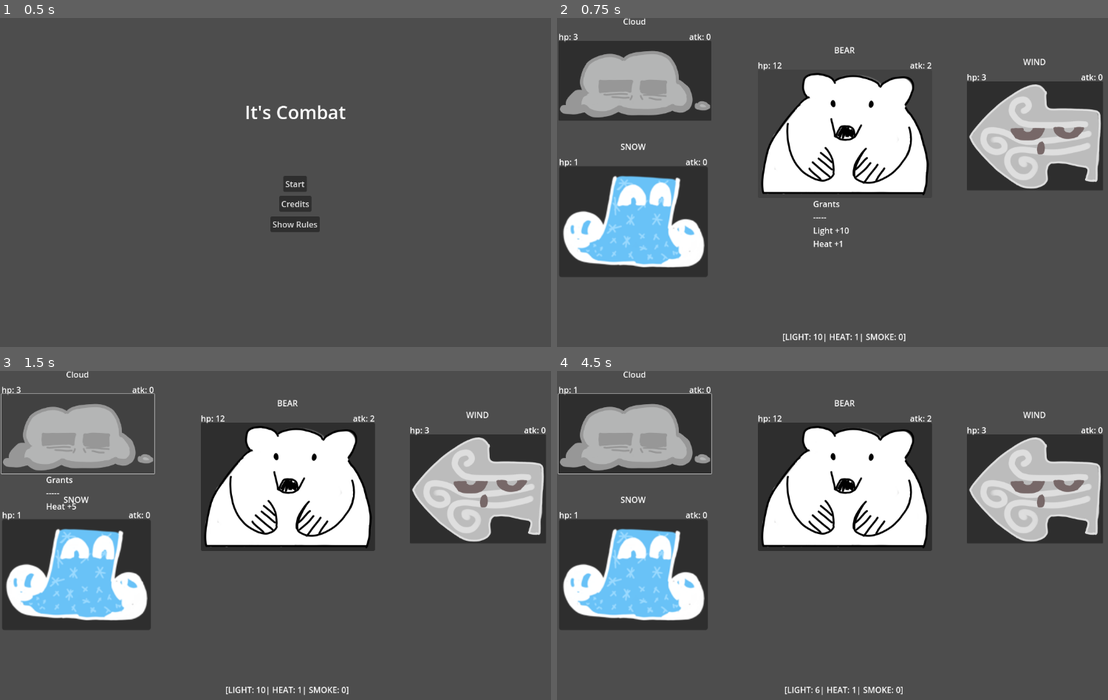
Above: before the commit, frames 1-4 (two rows, left to right).
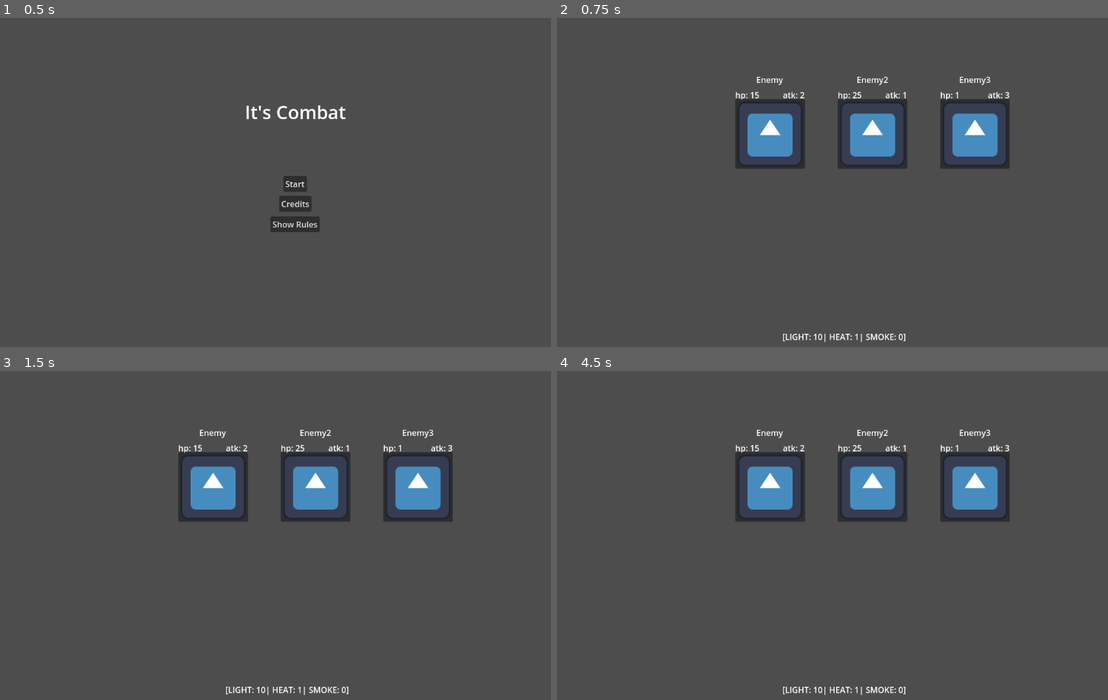
Above: after the commit, the same moments.

Repository: alex-mike-mark-again/godot-combat
Game: Godot game, scene res://main_menu.tscn
The game is run twice, just before and just after one commit, with the same random seed, the same clock (stepped at 60 frames per second) and the same inputs. The engine's default icon, where the game draws it, is replaced by a stand-in: a white triangle on a blue panel in a dark square.
Inputs (mouse positions are in pixels of both pictures, inside the frame that each line leads up to):
- Up to frame 1 (0.5 s): no input
- Up to frame 2 (0.75 s): click "Start" at 0.5 s
- Up to frame 3 (1.5 s): click (77, 433) at 1.27 s
- Up to frame 4 (4.5 s): click (634, 433) at 2.02 s; click (634, 433) at 2.77 s; tap Enter at 3.5 s; move the mouse to (981, 519) at 3.52 s; move the mouse to (733, 551) at 4.27 s

Frame 1 is identical in both runs. In frame 2, 35% of the frame differs, in the area x 0-100%, y 0-79%; in frame 3, 35%; in frame 4, 38%, in the area x 0-100%, y 0-99%.

Commit message:
Max HP buffs are working.

Diff:
--- a/battle_manager.gd
+++ b/battle_manager.gd
@@ -9,7 +9,7 @@
 var turnsTaken = 0
 
 var troops = [
-#	"res://troops/three_dudes.tscn",
+	"res://troops/three_dudes.tscn",
 #	"res://troops/one_dude.tscn",
 #	"res://troops/two_dudes.tscn",
 	"res://troops/stage1.tscn",
--- a/battler.gd
+++ b/battler.gd
@@ -1,7 +1,3 @@
-# some kind of Stats class would be nice.
-# would be able to just like. define a block,
-# the battler has it. the buff has it. yeah
-
 extends Control
 class_name Battler
 
@@ -36,12 +32,15 @@
 
 func apply_buff(buff: Buff):
 	atk += buff.atk
-	hp += buff.hp
+	maxHp += buff.maxHp
+	hp = min(hp+buff.maxHp+buff.hp,maxHp)
 	rdc += buff.rdc
 	_update_displays()
 
 func remove_buff(buff: Buff):
 	atk -= buff.atk
+	maxHp -= buff.maxHp
+	hp = min(hp, maxHp)
 	rdc -= buff.rdc
 
 	_update_displays()
--- a/buff.gd
+++ b/buff.gd
@@ -3,17 +3,21 @@
 
 @export var atk = 0
 @export var hp = 0
+@export var maxHp = 0
 @export var rdc = 0
 
-func _init(a,b,c):
+func _init(a,b,c,d):
 	self.atk = a
 	self.hp = b
 	self.rdc = c
+	self.maxHp = d
 
 func toString():
 	var r = ""
 	if hp:
 		r+="Light +"+str(hp)+"\n"
+	if maxHp:
+		r+="Max Light +"+str(maxHp)+"\n"
 	if atk:
 		r+="Heat +"+str(atk)+"\n"
 	if rdc:
--- a/enemies/enemy.gd
+++ b/enemies/enemy.gd
@@ -13,12 +13,13 @@
 @export var buff_atk: int
 @export var buff_hp: int
 @export var buff_rdc: int
+@export var buff_max_hp: int
 
 var buff
 
 func _ready():
 	super._ready()
-	buff = Buff.new(buff_atk, buff_hp, buff_rdc)
+	buff = Buff.new(buff_atk, buff_hp, buff_rdc,buff_max_hp)
 	nameLabel.text = self.name
 
 	_write_buff_label()
--- a/troops/three_dudes.tscn
+++ b/troops/three_dudes.tscn
@@ -13,22 +13,29 @@
 script = ExtResource("1_cdp71")
 
 [node name="Enemy" parent="." instance=ExtResource("1_av0fu")]
-buff_atk = 1
-buff_mhp = 1
-buff_hp = 1
-mhp = 10
+buff_atk = 2
+buff_rdc = 1
+buff_max_hp = 15
 atk = 2
+maxHp = 15
+rdc = null
 
 [node name="Enemy2" parent="." instance=ExtResource("1_av0fu")]
 offset_left = 200.0
 offset_right = 200.0
+buff_atk = null
 buff_hp = 10
-mhp = 2
+buff_rdc = null
+buff_max_hp = 10
+atk = 1
+maxHp = 25
+rdc = null
 
 [node name="Enemy3" parent="." instance=ExtResource("1_av0fu")]
 offset_left = 400.0
 offset_right = 400.0
 buff_atk = 10
-buff_mhp = 5
 buff_hp = 5
-mhp = 1
+buff_rdc = 2
+atk = 3
+rdc = null
